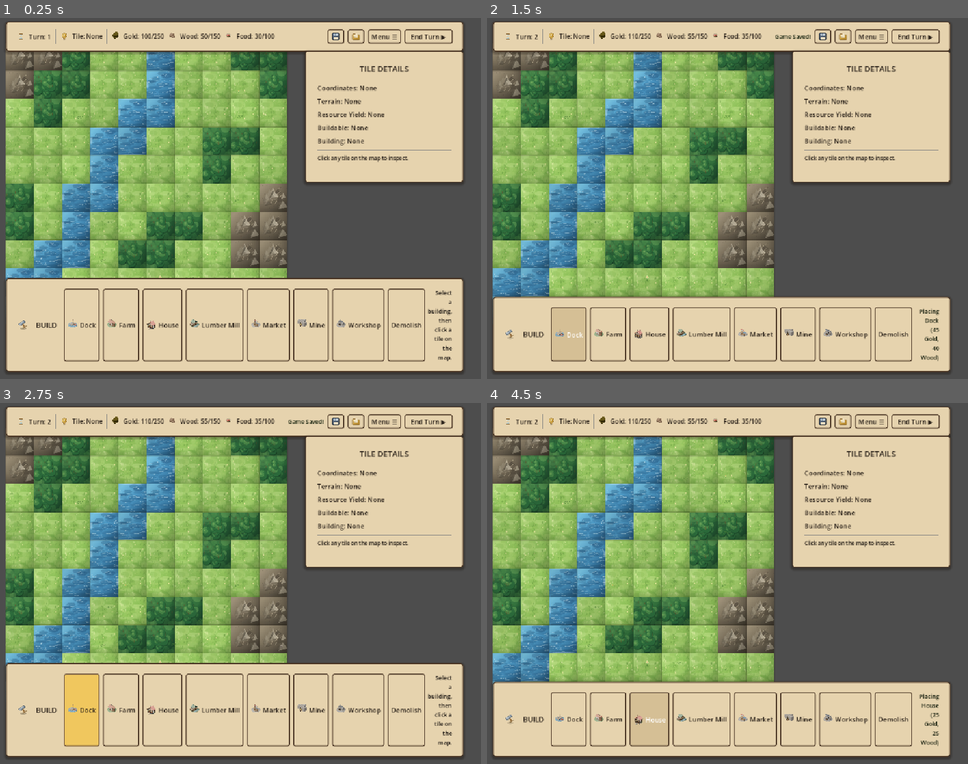
Above: before the commit, frames 1-4 (two rows, left to right).
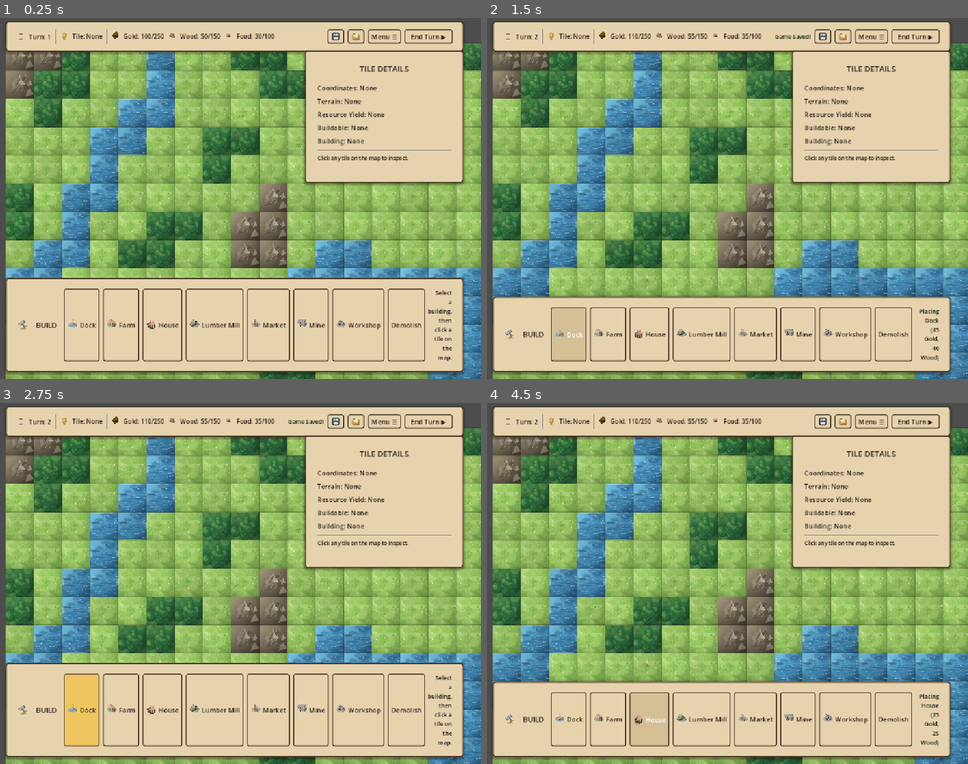
Above: after the commit, the same moments.

Repository: Gabriel-Admin-77/StrategyGame
Game: Godot game, scene res://scenes/main/main.tscn
Same seed, same stepped clock (60 frames per second), same inputs: the game is played once before the commit and once after it.
Inputs:
- Up to frame 1 (0.25 s): no input
- Up to frame 2 (1.5 s): click "End Turn ▶" at 0.5 s; click "Dock" at 1.25 s
- Up to frame 3 (2.75 s): click "Dock" at 2 s
- Up to frame 4 (4.5 s): click "Farm" at 2.75 s; click "Farm" at 3.5 s; click "House" at 4.25 s

The runs differ from the first frame. In frame 1, 16% of the frame differs, in the area x 1-100%, y 6-100%; in frame 2, 18%; in frame 3, 16%; in frame 4, 18%.

Commit message:
feat(map): enlarge kingdom map to 25x25 grid with dynamic camera limits and zoom

Diff:
--- a/scripts/core/strategy_camera.gd
+++ b/scripts/core/strategy_camera.gd
@@ -12,18 +12,24 @@
 @export var drag_sensitivity: float = 1.0
 
 # Zoom configuration
-@export var min_zoom: float = 0.65
-@export var max_zoom: float = 1.75
+@export var min_zoom: float = 0.35
+@export var max_zoom: float = 2.0
 @export var zoom_step: float = 0.1
 @export var zoom_smoothness: float = 12.0
 
 # Camera limits (bounding box for camera origin)
 @export var limit_min: Vector2 = Vector2(-250.0, -200.0)
-@export var limit_max: Vector2 = Vector2(750.0, 600.0)
+@export var limit_max: Vector2 = Vector2(1750.0, 1700.0)
 
 var _target_zoom: Vector2 = Vector2.ONE
 var _is_dragging: bool = false
 var _previous_position: Vector2 = Vector2.ZERO
+
+
+## Configures camera panning boundaries based on the map bounding rect
+func configure_map_bounds(map_rect: Rect2, margin: Vector2 = Vector2(250.0, 200.0)) -> void:
+	limit_min = -margin
+	limit_max = map_rect.position + map_rect.size + margin - Vector2(200.0, 200.0)
 
 
 func _ready() -> void:
--- a/scripts/map/map.gd
+++ b/scripts/map/map.gd
@@ -22,8 +22,8 @@
 }
 
 # Grid configuration constants
-const GRID_WIDTH: int = 10
-const GRID_HEIGHT: int = 10
+const GRID_WIDTH: int = 25
+const GRID_HEIGHT: int = 25
 const TILE_SIZE: Vector2 = Vector2(64.0, 64.0)
 const MAP_OFFSET: Vector2 = Vector2(40.0, 56.0)
 
@@ -76,18 +76,33 @@
 ## Ratio of original cost refunded when a building is demolished.
 const DEMOLITION_REFUND_RATIO: float = 0.5
 
-# 10x10 Data-driven terrain map layout
+# 25x25 Data-driven expansive kingdom terrain map layout
 var terrain_grid: Array = [
-	[TerrainType.MOUNTAIN, TerrainType.MOUNTAIN, TerrainType.FOREST,   TerrainType.PLAINS, TerrainType.PLAINS, TerrainType.WATER, TerrainType.PLAINS, TerrainType.PLAINS, TerrainType.FOREST,   TerrainType.FOREST],
-	[TerrainType.MOUNTAIN, TerrainType.FOREST,   TerrainType.FOREST,   TerrainType.PLAINS, TerrainType.PLAINS, TerrainType.WATER, TerrainType.PLAINS, TerrainType.PLAINS, TerrainType.PLAINS,   TerrainType.FOREST],
-	[TerrainType.PLAINS,   TerrainType.FOREST,   TerrainType.PLAINS,   TerrainType.PLAINS, TerrainType.WATER,  TerrainType.WATER, TerrainType.PLAINS, TerrainType.PLAINS, TerrainType.PLAINS,   TerrainType.PLAINS],
-	[TerrainType.PLAINS,   TerrainType.PLAINS,   TerrainType.PLAINS,   TerrainType.WATER,  TerrainType.WATER,  TerrainType.PLAINS, TerrainType.PLAINS, TerrainType.FOREST, TerrainType.FOREST,   TerrainType.PLAINS],
-	[TerrainType.PLAINS,   TerrainType.PLAINS,   TerrainType.PLAINS,   TerrainType.WATER,  TerrainType.PLAINS, TerrainType.PLAINS, TerrainType.PLAINS, TerrainType.FOREST, TerrainType.PLAINS,   TerrainType.PLAINS],
-	[TerrainType.FOREST,   TerrainType.PLAINS,   TerrainType.WATER,    TerrainType.WATER,  TerrainType.PLAINS, TerrainType.PLAINS, TerrainType.PLAINS, TerrainType.PLAINS, TerrainType.PLAINS,   TerrainType.MOUNTAIN],
-	[TerrainType.FOREST,   TerrainType.PLAINS,   TerrainType.WATER,    TerrainType.PLAINS, TerrainType.PLAINS, TerrainType.FOREST, TerrainType.FOREST, TerrainType.PLAINS, TerrainType.MOUNTAIN, TerrainType.MOUNTAIN],
-	[TerrainType.PLAINS,   TerrainType.WATER,    TerrainType.WATER,    TerrainType.PLAINS, TerrainType.FOREST, TerrainType.FOREST, TerrainType.PLAINS, TerrainType.PLAINS, TerrainType.MOUNTAIN, TerrainType.MOUNTAIN],
-	[TerrainType.WATER,    TerrainType.WATER,    TerrainType.PLAINS,   TerrainType.PLAINS, TerrainType.PLAINS, TerrainType.PLAINS, TerrainType.PLAINS, TerrainType.PLAINS, TerrainType.PLAINS,   TerrainType.PLAINS],
-	[TerrainType.WATER,    TerrainType.PLAINS,   TerrainType.PLAINS,   TerrainType.PLAINS, TerrainType.PLAINS, TerrainType.PLAINS, TerrainType.PLAINS, TerrainType.PLAINS, TerrainType.PLAINS,   TerrainType.PLAINS]
+	[TerrainType.MOUNTAIN, TerrainType.MOUNTAIN, TerrainType.FOREST, TerrainType.PLAINS, TerrainType.PLAINS, TerrainType.WATER, TerrainType.PLAINS, TerrainType.PLAINS, TerrainType.FOREST, TerrainType.FOREST, TerrainType.PLAINS, TerrainType.PLAINS, TerrainType.MOUNTAIN, TerrainType.MOUNTAIN, TerrainType.MOUNTAIN, TerrainType.FOREST, TerrainType.FOREST, TerrainType.FOREST, TerrainType.FOREST, TerrainType.FOREST, TerrainType.MOUNTAIN, TerrainType.MOUNTAIN, TerrainType.MOUNTAIN, TerrainType.MOUNTAIN, TerrainType.MOUNTAIN],
+	[TerrainType.MOUNTAIN, TerrainType.FOREST, TerrainType.FOREST, TerrainType.PLAINS, TerrainType.PLAINS, TerrainType.WATER, TerrainType.PLAINS, TerrainType.PLAINS, TerrainType.PLAINS, TerrainType.FOREST, TerrainType.FOREST, TerrainType.FOREST, TerrainType.PLAINS, TerrainType.MOUNTAIN, TerrainType.MOUNTAIN, TerrainType.FOREST, TerrainType.PLAINS, TerrainType.PLAINS, TerrainType.PLAINS, TerrainType.FOREST, TerrainType.PLAINS, TerrainType.MOUNTAIN, TerrainType.MOUNTAIN, TerrainType.MOUNTAIN, TerrainType.PLAINS],
+	[TerrainType.PLAINS, TerrainType.FOREST, TerrainType.PLAINS, TerrainType.PLAINS, TerrainType.WATER, TerrainType.WATER, TerrainType.PLAINS, TerrainType.PLAINS, TerrainType.PLAINS, TerrainType.PLAINS, TerrainType.PLAINS, TerrainType.PLAINS, TerrainType.PLAINS, TerrainType.PLAINS, TerrainType.PLAINS, TerrainType.PLAINS, TerrainType.PLAINS, TerrainType.PLAINS, TerrainType.PLAINS, TerrainType.PLAINS, TerrainType.PLAINS, TerrainType.PLAINS, TerrainType.PLAINS, TerrainType.PLAINS, TerrainType.PLAINS],
+	[TerrainType.PLAINS, TerrainType.PLAINS, TerrainType.PLAINS, TerrainType.WATER, TerrainType.WATER, TerrainType.PLAINS, TerrainType.PLAINS, TerrainType.FOREST, TerrainType.FOREST, TerrainType.PLAINS, TerrainType.PLAINS, TerrainType.PLAINS, TerrainType.PLAINS, TerrainType.PLAINS, TerrainType.PLAINS, TerrainType.PLAINS, TerrainType.PLAINS, TerrainType.PLAINS, TerrainType.FOREST, TerrainType.FOREST, TerrainType.FOREST, TerrainType.PLAINS, TerrainType.PLAINS, TerrainType.PLAINS, TerrainType.PLAINS],
+	[TerrainType.PLAINS, TerrainType.PLAINS, TerrainType.PLAINS, TerrainType.WATER, TerrainType.PLAINS, TerrainType.PLAINS, TerrainType.PLAINS, TerrainType.FOREST, TerrainType.PLAINS, TerrainType.PLAINS, TerrainType.PLAINS, TerrainType.PLAINS, TerrainType.PLAINS, TerrainType.PLAINS, TerrainType.PLAINS, TerrainType.PLAINS, TerrainType.PLAINS, TerrainType.PLAINS, TerrainType.FOREST, TerrainType.FOREST, TerrainType.FOREST, TerrainType.PLAINS, TerrainType.PLAINS, TerrainType.PLAINS, TerrainType.PLAINS],
+	[TerrainType.FOREST, TerrainType.PLAINS, TerrainType.WATER, TerrainType.WATER, TerrainType.PLAINS, TerrainType.PLAINS, TerrainType.PLAINS, TerrainType.PLAINS, TerrainType.PLAINS, TerrainType.MOUNTAIN, TerrainType.PLAINS, TerrainType.PLAINS, TerrainType.PLAINS, TerrainType.PLAINS, TerrainType.PLAINS, TerrainType.PLAINS, TerrainType.PLAINS, TerrainType.PLAINS, TerrainType.FOREST, TerrainType.FOREST, TerrainType.FOREST, TerrainType.PLAINS, TerrainType.PLAINS, TerrainType.PLAINS, TerrainType.PLAINS],
+	[TerrainType.FOREST, TerrainType.PLAINS, TerrainType.WATER, TerrainType.PLAINS, TerrainType.PLAINS, TerrainType.FOREST, TerrainType.FOREST, TerrainType.PLAINS, TerrainType.MOUNTAIN, TerrainType.MOUNTAIN, TerrainType.PLAINS, TerrainType.PLAINS, TerrainType.PLAINS, TerrainType.PLAINS, TerrainType.PLAINS, TerrainType.PLAINS, TerrainType.PLAINS, TerrainType.PLAINS, TerrainType.PLAINS, TerrainType.PLAINS, TerrainType.PLAINS, TerrainType.PLAINS, TerrainType.PLAINS, TerrainType.PLAINS, TerrainType.PLAINS],
+	[TerrainType.PLAINS, TerrainType.WATER, TerrainType.WATER, TerrainType.PLAINS, TerrainType.FOREST, TerrainType.FOREST, TerrainType.PLAINS, TerrainType.PLAINS, TerrainType.MOUNTAIN, TerrainType.MOUNTAIN, TerrainType.PLAINS, TerrainType.WATER, TerrainType.WATER, TerrainType.PLAINS, TerrainType.PLAINS, TerrainType.PLAINS, TerrainType.PLAINS, TerrainType.PLAINS, TerrainType.PLAINS, TerrainType.PLAINS, TerrainType.PLAINS, TerrainType.PLAINS, TerrainType.PLAINS, TerrainType.PLAINS, TerrainType.PLAINS],
+	[TerrainType.WATER, TerrainType.WATER, TerrainType.PLAINS, TerrainType.PLAINS, TerrainType.PLAINS, TerrainType.PLAINS, TerrainType.PLAINS, TerrainType.PLAINS, TerrainType.PLAINS, TerrainType.PLAINS, TerrainType.WATER, TerrainType.WATER, TerrainType.WATER, TerrainType.WATER, TerrainType.WATER, TerrainType.WATER, TerrainType.WATER, TerrainType.WATER, TerrainType.PLAINS, TerrainType.PLAINS, TerrainType.PLAINS, TerrainType.PLAINS, TerrainType.PLAINS, TerrainType.PLAINS, TerrainType.PLAINS],
+	[TerrainType.WATER, TerrainType.PLAINS, TerrainType.PLAINS, TerrainType.PLAINS, TerrainType.PLAINS, TerrainType.PLAINS, TerrainType.PLAINS, TerrainType.PLAINS, TerrainType.PLAINS, TerrainType.PLAINS, TerrainType.PLAINS, TerrainType.PLAINS, TerrainType.PLAINS, TerrainType.PLAINS, TerrainType.PLAINS, TerrainType.WATER, TerrainType.WATER, TerrainType.WATER, TerrainType.WATER, TerrainType.PLAINS, TerrainType.PLAINS, TerrainType.PLAINS, TerrainType.PLAINS, TerrainType.PLAINS, TerrainType.PLAINS],
+	[TerrainType.PLAINS, TerrainType.PLAINS, TerrainType.PLAINS, TerrainType.PLAINS, TerrainType.PLAINS, TerrainType.PLAINS, TerrainType.PLAINS, TerrainType.PLAINS, TerrainType.PLAINS, TerrainType.PLAINS, TerrainType.PLAINS, TerrainType.PLAINS, TerrainType.PLAINS, TerrainType.PLAINS, TerrainType.PLAINS, TerrainType.WATER, TerrainType.WATER, TerrainType.WATER, TerrainType.WATER, TerrainType.PLAINS, TerrainType.PLAINS, TerrainType.PLAINS, TerrainType.PLAINS, TerrainType.FOREST, TerrainType.MOUNTAIN],
+	[TerrainType.PLAINS, TerrainType.PLAINS, TerrainType.PLAINS, TerrainType.PLAINS, TerrainType.PLAINS, TerrainType.PLAINS, TerrainType.PLAINS, TerrainType.PLAINS, TerrainType.PLAINS, TerrainType.FOREST, TerrainType.FOREST, TerrainType.PLAINS, TerrainType.PLAINS, TerrainType.PLAINS, TerrainType.PLAINS, TerrainType.WATER, TerrainType.WATER, TerrainType.WATER, TerrainType.WATER, TerrainType.PLAINS, TerrainType.PLAINS, TerrainType.PLAINS, TerrainType.PLAINS, TerrainType.MOUNTAIN, TerrainType.MOUNTAIN],
+	[TerrainType.PLAINS, TerrainType.PLAINS, TerrainType.PLAINS, TerrainType.FOREST, TerrainType.FOREST, TerrainType.PLAINS, TerrainType.PLAINS, TerrainType.PLAINS, TerrainType.PLAINS, TerrainType.FOREST, TerrainType.FOREST, TerrainType.PLAINS, TerrainType.PLAINS, TerrainType.PLAINS, TerrainType.PLAINS, TerrainType.WATER, TerrainType.WATER, TerrainType.WATER, TerrainType.WATER, TerrainType.PLAINS, TerrainType.PLAINS, TerrainType.PLAINS, TerrainType.PLAINS, TerrainType.MOUNTAIN, TerrainType.FOREST],
+	[TerrainType.PLAINS, TerrainType.PLAINS, TerrainType.PLAINS, TerrainType.FOREST, TerrainType.FOREST, TerrainType.PLAINS, TerrainType.PLAINS, TerrainType.PLAINS, TerrainType.PLAINS, TerrainType.PLAINS, TerrainType.PLAINS, TerrainType.PLAINS, TerrainType.PLAINS, TerrainType.PLAINS, TerrainType.PLAINS, TerrainType.PLAINS, TerrainType.WATER, TerrainType.WATER, TerrainType.PLAINS, TerrainType.PLAINS, TerrainType.PLAINS, TerrainType.PLAINS, TerrainType.PLAINS, TerrainType.FOREST, TerrainType.MOUNTAIN],
+	[TerrainType.PLAINS, TerrainType.PLAINS, TerrainType.PLAINS, TerrainType.FOREST, TerrainType.FOREST, TerrainType.PLAINS, TerrainType.PLAINS, TerrainType.PLAINS, TerrainType.PLAINS, TerrainType.PLAINS, TerrainType.PLAINS, TerrainType.PLAINS, TerrainType.PLAINS, TerrainType.PLAINS, TerrainType.PLAINS, TerrainType.PLAINS, TerrainType.PLAINS, TerrainType.PLAINS, TerrainType.PLAINS, TerrainType.PLAINS, TerrainType.PLAINS, TerrainType.PLAINS, TerrainType.PLAINS, TerrainType.MOUNTAIN, TerrainType.MOUNTAIN],
+	[TerrainType.PLAINS, TerrainType.PLAINS, TerrainType.PLAINS, TerrainType.PLAINS, TerrainType.PLAINS, TerrainType.PLAINS, TerrainType.PLAINS, TerrainType.PLAINS, TerrainType.PLAINS, TerrainType.PLAINS, TerrainType.PLAINS, TerrainType.PLAINS, TerrainType.PLAINS, TerrainType.PLAINS, TerrainType.PLAINS, TerrainType.PLAINS, TerrainType.PLAINS, TerrainType.PLAINS, TerrainType.PLAINS, TerrainType.PLAINS, TerrainType.PLAINS, TerrainType.PLAINS, TerrainType.MOUNTAIN, TerrainType.MOUNTAIN, TerrainType.FOREST],
+	[TerrainType.PLAINS, TerrainType.PLAINS, TerrainType.PLAINS, TerrainType.PLAINS, TerrainType.PLAINS, TerrainType.PLAINS, TerrainType.FOREST, TerrainType.FOREST, TerrainType.FOREST, TerrainType.FOREST, TerrainType.FOREST, TerrainType.PLAINS, TerrainType.PLAINS, TerrainType.FOREST, TerrainType.FOREST, TerrainType.PLAINS, TerrainType.PLAINS, TerrainType.PLAINS, TerrainType.PLAINS, TerrainType.PLAINS, TerrainType.PLAINS, TerrainType.PLAINS, TerrainType.MOUNTAIN, TerrainType.FOREST, TerrainType.MOUNTAIN],
+	[TerrainType.PLAINS, TerrainType.PLAINS, TerrainType.PLAINS, TerrainType.PLAINS, TerrainType.PLAINS, TerrainType.PLAINS, TerrainType.FOREST, TerrainType.FOREST, TerrainType.FOREST, TerrainType.FOREST, TerrainType.FOREST, TerrainType.PLAINS, TerrainType.PLAINS, TerrainType.FOREST, TerrainType.FOREST, TerrainType.PLAINS, TerrainType.PLAINS, TerrainType.PLAINS, TerrainType.PLAINS, TerrainType.PLAINS, TerrainType.PLAINS, TerrainType.PLAINS, TerrainType.FOREST, TerrainType.MOUNTAIN, TerrainType.MOUNTAIN],
+	[TerrainType.WATER, TerrainType.WATER, TerrainType.WATER, TerrainType.WATER, TerrainType.WATER, TerrainType.PLAINS, TerrainType.FOREST, TerrainType.FOREST, TerrainType.FOREST, TerrainType.FOREST, TerrainType.FOREST, TerrainType.PLAINS, TerrainType.PLAINS, TerrainType.PLAINS, TerrainType.PLAINS, TerrainType.PLAINS, TerrainType.PLAINS, TerrainType.PLAINS, TerrainType.MOUNTAIN, TerrainType.PLAINS, TerrainType.PLAINS, TerrainType.PLAINS, TerrainType.MOUNTAIN, TerrainType.MOUNTAIN, TerrainType.FOREST],
+	[TerrainType.WATER, TerrainType.WATER, TerrainType.WATER, TerrainType.WATER, TerrainType.WATER, TerrainType.PLAINS, TerrainType.PLAINS, TerrainType.PLAINS, TerrainType.PLAINS, TerrainType.PLAINS, TerrainType.PLAINS, TerrainType.PLAINS, TerrainType.PLAINS, TerrainType.PLAINS, TerrainType.PLAINS, TerrainType.PLAINS, TerrainType.PLAINS, TerrainType.MOUNTAIN, TerrainType.MOUNTAIN, TerrainType.MOUNTAIN, TerrainType.PLAINS, TerrainType.PLAINS, TerrainType.MOUNTAIN, TerrainType.FOREST, TerrainType.MOUNTAIN],
+	[TerrainType.WATER, TerrainType.WATER, TerrainType.WATER, TerrainType.WATER, TerrainType.WATER, TerrainType.PLAINS, TerrainType.PLAINS, TerrainType.PLAINS, TerrainType.PLAINS, TerrainType.PLAINS, TerrainType.PLAINS, TerrainType.FOREST, TerrainType.FOREST, TerrainType.FOREST, TerrainType.PLAINS, TerrainType.PLAINS, TerrainType.PLAINS, TerrainType.PLAINS, TerrainType.MOUNTAIN, TerrainType.PLAINS, TerrainType.PLAINS, TerrainType.PLAINS, TerrainType.FOREST, TerrainType.MOUNTAIN, TerrainType.MOUNTAIN],
+	[TerrainType.WATER, TerrainType.WATER, TerrainType.WATER, TerrainType.WATER, TerrainType.WATER, TerrainType.WATER, TerrainType.WATER, TerrainType.WATER, TerrainType.WATER, TerrainType.PLAINS, TerrainType.PLAINS, TerrainType.FOREST, TerrainType.FOREST, TerrainType.FOREST, TerrainType.PLAINS, TerrainType.PLAINS, TerrainType.PLAINS, TerrainType.PLAINS, TerrainType.PLAINS, TerrainType.PLAINS, TerrainType.PLAINS, TerrainType.PLAINS, TerrainType.MOUNTAIN, TerrainType.MOUNTAIN, TerrainType.FOREST],
+	[TerrainType.WATER, TerrainType.WATER, TerrainType.WATER, TerrainType.WATER, TerrainType.WATER, TerrainType.WATER, TerrainType.WATER, TerrainType.WATER, TerrainType.WATER, TerrainType.PLAINS, TerrainType.PLAINS, TerrainType.FOREST, TerrainType.FOREST, TerrainType.FOREST, TerrainType.PLAINS, TerrainType.PLAINS, TerrainType.PLAINS, TerrainType.PLAINS, TerrainType.PLAINS, TerrainType.PLAINS, TerrainType.PLAINS, TerrainType.PLAINS, TerrainType.MOUNTAIN, TerrainType.FOREST, TerrainType.MOUNTAIN],
+	[TerrainType.WATER, TerrainType.WATER, TerrainType.WATER, TerrainType.WATER, TerrainType.WATER, TerrainType.WATER, TerrainType.WATER, TerrainType.WATER, TerrainType.WATER, TerrainType.PLAINS, TerrainType.PLAINS, TerrainType.PLAINS, TerrainType.PLAINS, TerrainType.PLAINS, TerrainType.PLAINS, TerrainType.PLAINS, TerrainType.PLAINS, TerrainType.PLAINS, TerrainType.PLAINS, TerrainType.PLAINS, TerrainType.PLAINS, TerrainType.PLAINS, TerrainType.FOREST, TerrainType.MOUNTAIN, TerrainType.MOUNTAIN],
+	[TerrainType.WATER, TerrainType.WATER, TerrainType.WATER, TerrainType.WATER, TerrainType.WATER, TerrainType.WATER, TerrainType.WATER, TerrainType.WATER, TerrainType.WATER, TerrainType.PLAINS, TerrainType.PLAINS, TerrainType.PLAINS, TerrainType.PLAINS, TerrainType.PLAINS, TerrainType.PLAINS, TerrainType.PLAINS, TerrainType.PLAINS, TerrainType.PLAINS, TerrainType.PLAINS, TerrainType.PLAINS, TerrainType.PLAINS, TerrainType.PLAINS, TerrainType.MOUNTAIN, TerrainType.MOUNTAIN, TerrainType.FOREST]
 ]
 
 # Currently selected tile coordinate (-1, -1 means no selection)
@@ -136,6 +151,10 @@
 
 ## Connects subsystems together cleanly using Signals
 func _setup_system_connections() -> void:
+	var camera: Camera2D = get_node_or_null("StrategyCamera")
+	if camera and camera.has_method("configure_map_bounds"):
+		camera.configure_map_bounds(get_map_rect())
+
 	if building_layer and building_layer.has_method("configure_grid"):
 		building_layer.configure_grid(MAP_OFFSET, TILE_SIZE)
 
--- a/tests/capture_screenshots.gd
+++ b/tests/capture_screenshots.gd
@@ -63,6 +63,16 @@
 	await process_frame
 	await _save_frame("phase1_with_buildings.png")
 
+	# Step 3: Zoomed out overview of the expansive 25x25 kingdom
+	var camera = map.get_node_or_null("StrategyCamera")
+	if camera:
+		camera.zoom = Vector2(0.48, 0.48)
+		camera._target_zoom = Vector2(0.48, 0.48)
+		camera.position = Vector2(180.0, 120.0)
+	await process_frame
+	await process_frame
+	await _save_frame("map_25x25_zoomed_out.png")
+
 	if _failures == 0:
 		print("SCREENSHOTS SAVED TO ", OUTPUT_DIR)
 		quit(0)
